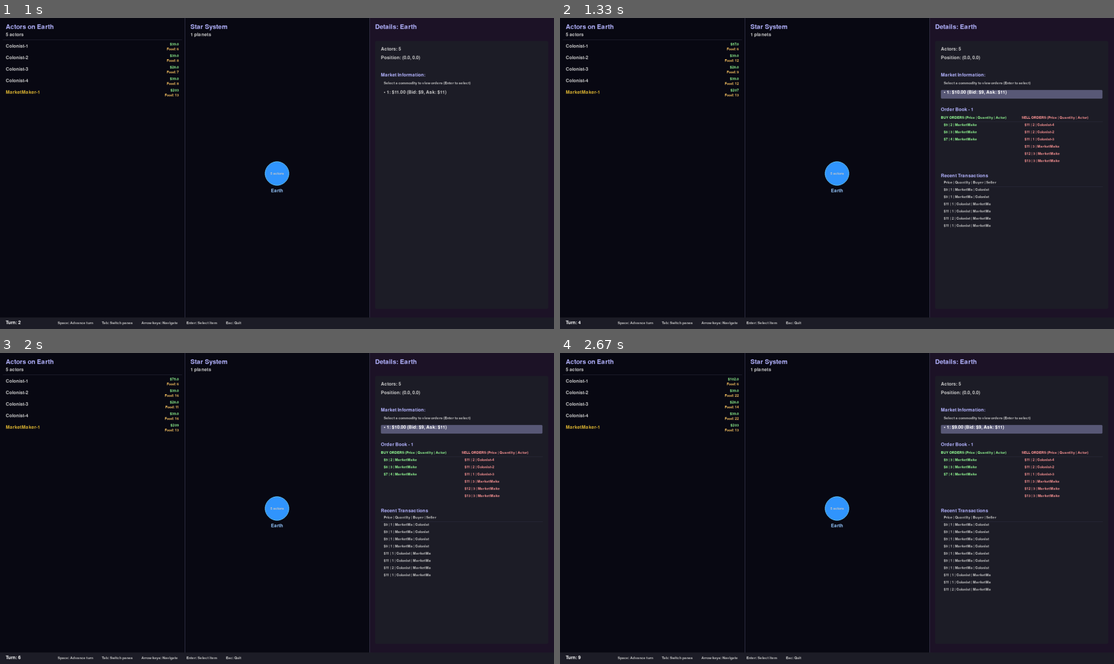
Above: before the commit, frames 1-4 (two rows, left to right).
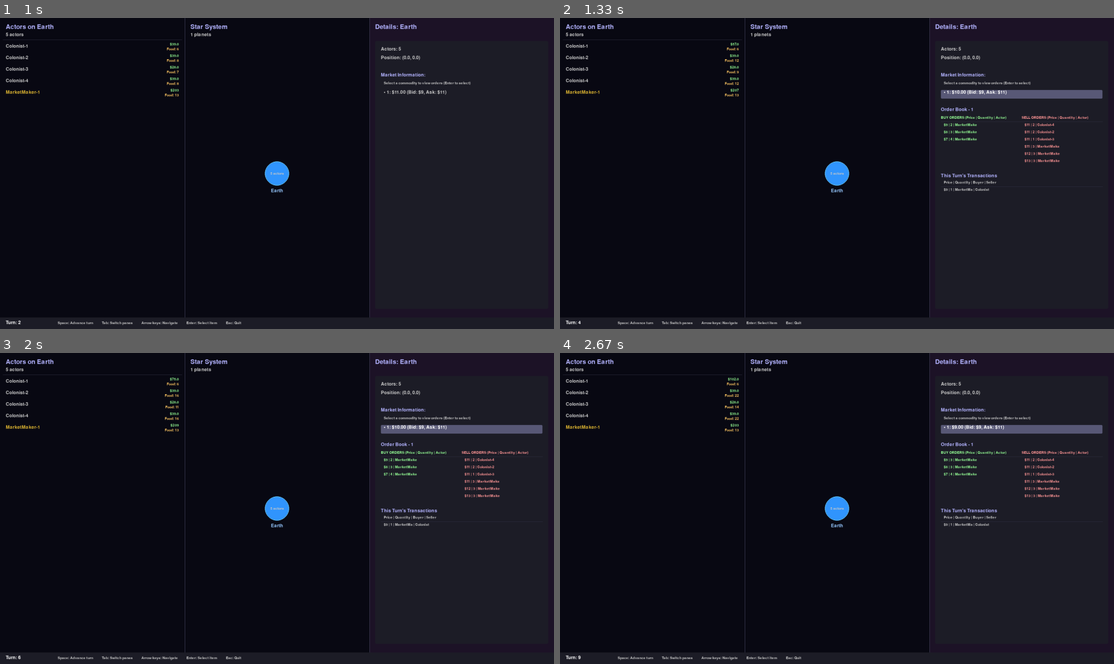
Above: after the commit, the same moments.

Repository: tcgarvin/spacesim2
Game: pygame game, started from spacesim2/__main__.py
The game is run twice, just before and just after one commit, with the same random seed, the same clock (stepped at 60 frames per second) and the same inputs.
Inputs:
- Up to frame 1 (1 s): tap Space at 0.33, 0.73 s; hold Right from 0.67 s (still down)
- Up to frame 2 (1.33 s): tap Space at 1.03, 1.23 s; release Right at 1.13 s; hold Up from 1.17 s (still down)
- Up to frame 3 (2 s): release Up at 1.47 s; hold Right 1.5-1.97 s; tap Space at 1.57, 1.87 s
- Up to frame 4 (2.67 s): hold Right 2-2.53 s; tap Space at 2.07, 2.37, 2.63 s; hold Down from 2.57 s (still down)

Frame 1 is identical in both runs. In frame 2, 0.3% of the frame differs, in the area x 68-79%, y 50-68%; in frame 3, 0.4%; in frame 4, 0.5%, in the area x 68-79%, y 50-77%.

Commit message:
Show only current turn transactions in UI
This change updates both the headless UI and the pygame UI to show only
transactions that occurred in the current turn, rather than showing all
historical transactions:

- Added a 'turn' field to the Transaction class to track when transactions occur
- Modified the _execute_transaction method to set the turn field
- Updated simulation.py to filter for transactions from the current turn only
- Updated pygame_ui.py to only show current turn's transactions in market details

🤖 Generated with [Claude Code](https://claude.ai/code)

Co-Authored-By: Claude <noreply@anthropic.com>

Diff:
--- a/spacesim2/core/market.py
+++ b/spacesim2/core/market.py
@@ -37,6 +37,7 @@
     quantity: int
     price: int
     total_amount: int
+    turn: int = 0  # The turn when this transaction occurred
 
 
 class Market:
@@ -333,7 +334,8 @@
             commodity_type=commodity_type,
             quantity=quantity,
             price=price,
-            total_amount=total_amount
+            total_amount=total_amount,
+            turn=self.current_turn
         )
         self.transaction_history.append(transaction)
 
--- a/spacesim2/core/simulation.py
+++ b/spacesim2/core/simulation.py
@@ -151,12 +151,17 @@
                 food_price = planet.market.get_avg_price(CommodityType.RAW_FOOD)
                 print(f"  Market: Raw Food Price: {food_price}")
 
-                # Print transactions
+                # Print current turn's transactions only
                 if planet.market.transaction_history:
-                    latest_transactions = planet.market.transaction_history[-min(3, len(planet.market.transaction_history)):]
-                    print(f"  Recent Transactions:")
-                    for tx in latest_transactions:
-                        print(f"    {tx.buyer.name} bought {tx.quantity} {tx.commodity_type.name} from {tx.seller.name} @ {tx.price}")
+                    # Filter transactions from current turn only
+                    current_turn_transactions = [tx for tx in planet.market.transaction_history if getattr(tx, 'turn', 0) == self.current_turn]
+
+                    if current_turn_transactions:
+                        print(f"  Transactions this turn:")
+                        for tx in current_turn_transactions:
+                            print(f"    {tx.buyer.name} bought {tx.quantity} {tx.commodity_type.name} from {tx.seller.name} @ {tx.price}")
+                    else:
+                        print("  No transactions this turn")
                 else:
                     print("  No transactions yet")
 
--- a/spacesim2/ui/pygame_ui.py
+++ b/spacesim2/ui/pygame_ui.py
@@ -828,9 +828,9 @@
             key=lambda o: (o.price, o.timestamp)   # Lowest price first
         )
 
-        # Get recent transactions for this commodity
-        recent_transactions = [tx for tx in market.transaction_history
-                               if tx.commodity_type == commodity][-10:]  # Last 10 transactions
+        # Get only current turn's transactions for this commodity
+        current_transactions = [tx for tx in market.transaction_history
+                              if tx.commodity_type == commodity and tx.turn == self.simulation.current_turn]
 
         # Draw column headers
         col_width = (panel_rect.width - 40) // 2
@@ -894,10 +894,10 @@
         # Update y position for transaction history
         y += max(len(visible_buy_orders), len(visible_sell_orders)) * line_height + line_height
 
-        # Transaction history
-        if recent_transactions:
+        # Transaction history for current turn only
+        if current_transactions:
             history_title = self.fonts["normal"].render(
-                "Recent Transactions", True, self.colors["text"]["header"]
+                "This Turn's Transactions", True, self.colors["text"]["header"]
             )
             self.screen.blit(history_title, (x, y))
             y += line_height
@@ -921,7 +921,7 @@
             )
 
             # Draw transactions in reverse chronological order (newest first)
-            for tx in reversed(recent_transactions):
+            for tx in reversed(current_transactions):
                 tx_text = self.fonts["small"].render(
                     f"${tx.price} | {tx.quantity} | {tx.buyer.name[:8]} | {tx.seller.name[:8]}",
                     True,
